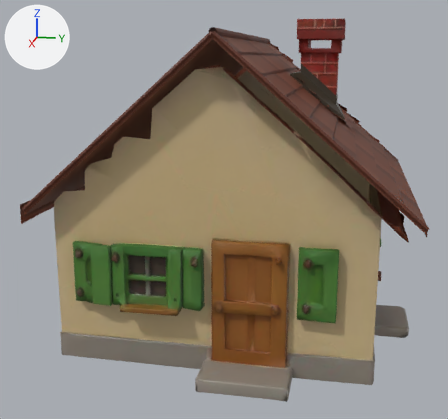
Two versions of the glTF model public/models/farm/farmhouse.glb, one commit apart.
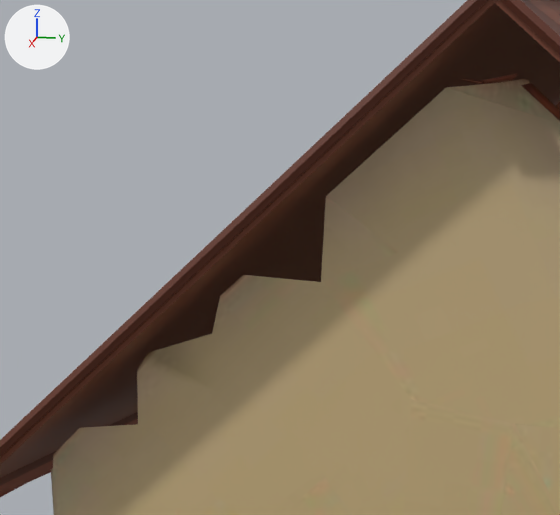
There are two pictures of each version: one whole from a camera (50 mm lens) standing at (10.69, 1.76, 4.6) and looking at (0.22, -0.33, 1.98), one close up on the part from 8% to 53% of the width and 9% to 53% of the height. Lighting does not change. The marker at upper left points along +X, +Y and +Z. The first two pictures are the older version. Where no turn or scale is listed for an object, it has been applied to the vertices. Vertices at exactly the same position are counted once.

The scene before the commit, as lines of its bpy script (objects in view):
```python
me_farmhouse_mesh = bpy.data.meshes.new('farmhouse-mesh')
me_farmhouse_mesh.from_pydata(...)  # 3902 vertices, 5595 faces; spans x -3.0..3.0, y -2.92..2.92, z -2.62..2.62
me_farmhouse_mesh.materials.append(mat_farmhouse_surface)
# before: 1771 (2.31, -0.31, 1.82) at pixel (446, 87), 1772 (2.31, -0.04, 1.84) at pixel (499, 82)
# before: 2328 (2.31, -2.0, 0.08) at pixel (137, 424), 2333 (2.31, -0.97, 0.85) at pixel (320, 282), 2336 (2.3, -1.56, 0.57) at pixel (212, 333), 2339 (2.31, -0.93, 1.28) at pixel (325, 196), 2340 (2.31, -1.51, 0.77) at pixel (220, 296)
# before: 2341 (2.31, -1.38, 0.88) at pixel (243, 274), 2351 (2.31, -1.99, 0.37) at pixel (137, 370), 2354 (2.31, -2.34, 0.04) at pixel (79, 427), 2362 (2.31, -1.92, 0.46) at pixel (148, 352)
ob_farmhousebody = bpy.data.objects.new('FarmhouseBody', me_farmhouse_mesh)
ob_farmhousebody.location = (0.0, 0.0, 2.616)
```
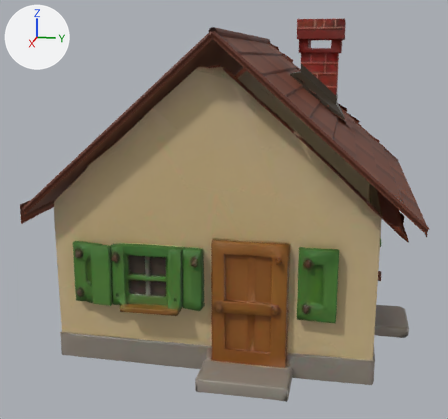
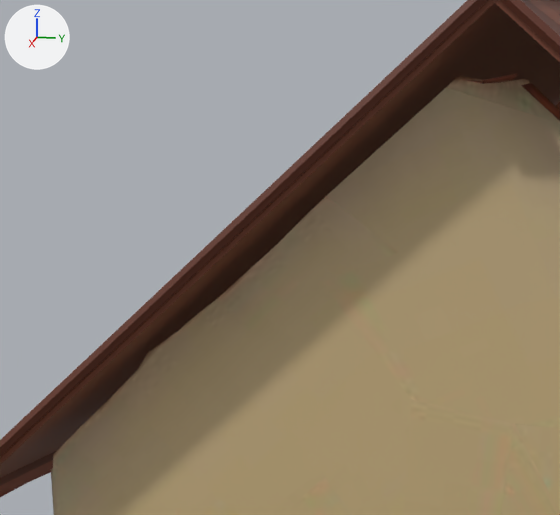
Changed parts and their boxes (x1, y1, x2, y2) in the close-ups (560 x 515 px):
part 1 of me_farmhouse_mesh, added: after (447, 76, 491, 87)
part 2 of me_farmhouse_mesh, added: after (80, 197, 326, 428)

Diff of the bpy script that builds the scene:
```diff
--- a/public/models/farm/farmhouse.glb.py
+++ b/public/models/farm/farmhouse.glb.py
@@ me_farmhouse_mesh @@
 # used by ob_farmhousebody; location = (0.0, 0.0, 2.616)
 # verts and faces of me_farmhouse_mesh; kept vertices keep their numbers, new ones are numbered from 3902
-me_farmhouse_mesh.from_pydata(...)  # 3902 vertices, 5595 faces; spans x -3.0..3.0, y -2.92..2.92, z -2.62..2.62
+me_farmhouse_mesh.from_pydata(...)  # 3911 vertices, 5609 faces; spans x -3.0..3.0, y -2.92..2.92, z -2.62..2.62
+# me_farmhouse_mesh part 1
+verts[3907] = (2.31, -0.25, 1.87)  # pixel (458, 75)
+faces += [(1771, 1772, 3907)]
+# me_farmhouse_mesh part 2
+verts[3905] = (2.31, -1.19, 1.05)  # pixel (278, 242)
+verts[3906] = (2.31, -1.03, 1.19)  # pixel (307, 213)
+verts[3908] = (2.31, -2.16, 0.2)  # pixel (108, 399)
+verts[3909] = (2.31, -1.74, 0.59)  # pixel (179, 329)
+verts[3910] = (2.31, -1.7, 0.63)  # pixel (187, 322)
+faces += [(2333, 3905, 2341), (2333, 3906, 3905), (2333, 2339, 3906), (2328, 3908, 2354), (2336, 3909, 2362), (2336, 3910, 3909)]
+faces += [(2336, 2340, 3910), (2328, 2351, 3908)]
+# other edits to the shape of me_farmhouse_mesh do not show in these pictures
 me_farmhouse_mesh.materials.append(mat_farmhouse_surface)
```
